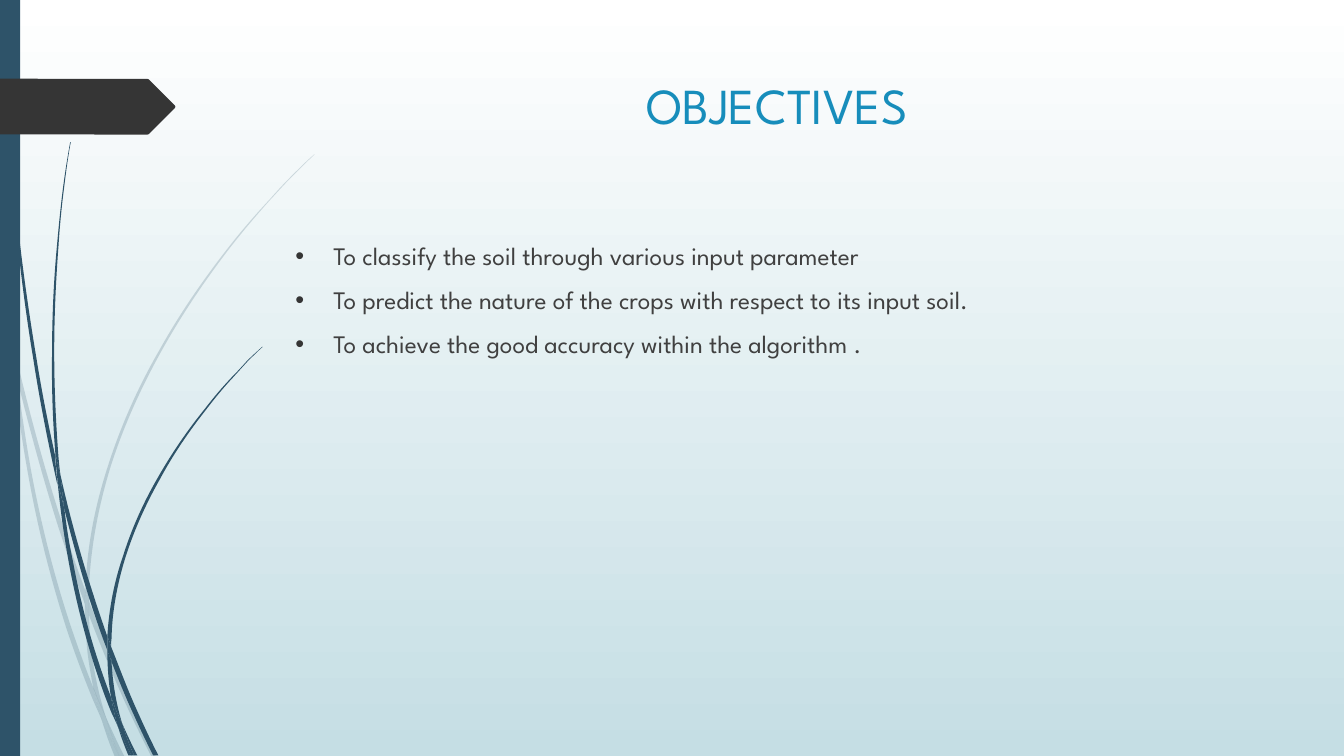
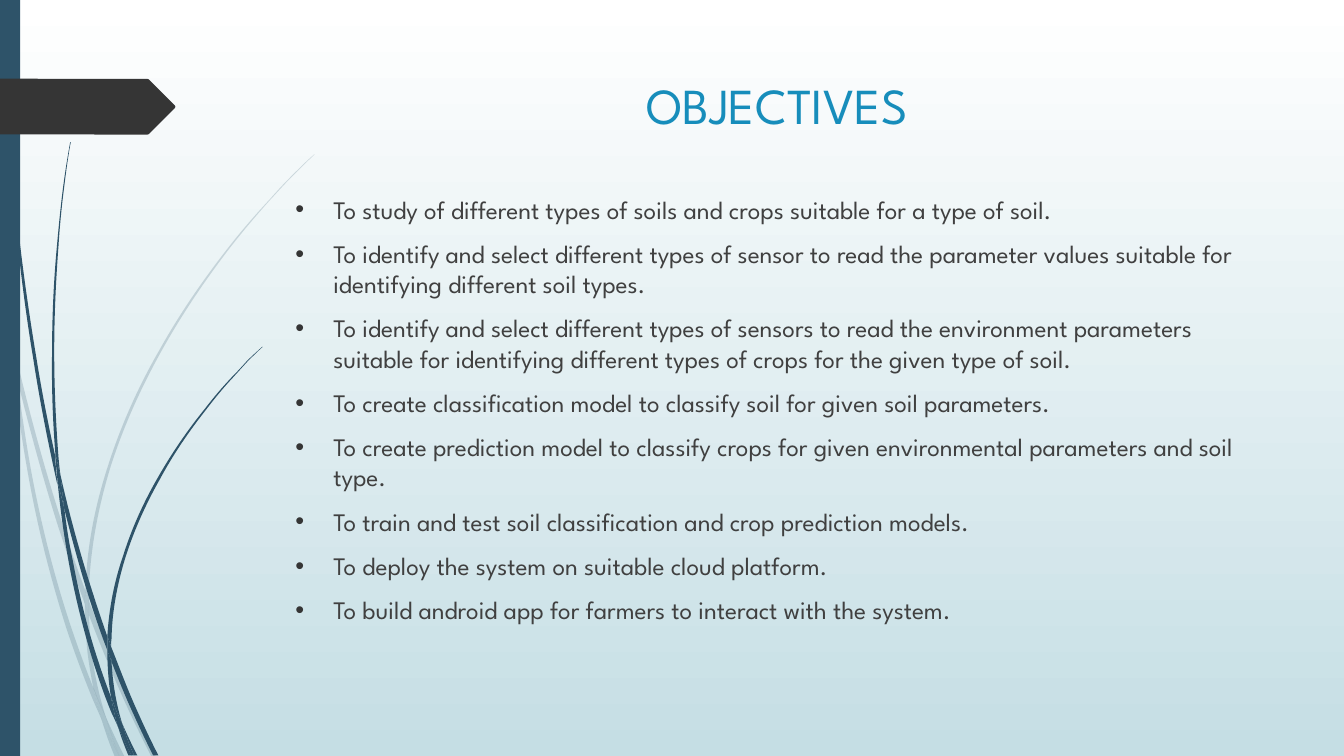
Before and after one commit to Riddhi2099/Project, a slide deck: slide 6 of FinalProjectPresentation.pptx. Drawn at 1344x756 pixels with LibreOffice and Linux fonts; fonts in the diff are those of the drawing. Boxes give left, top, right and bottom in pixels: in the first picture for what was removed or moved away, otherwise in the second. Text is boxed around its words. In the diff, an @@ line names an element or a change of style, - is before the commit and + after.

```diff
--- a/FinalProjectPresentation.pptx
+++ b/FinalProjectPresentation.pptx
@@ text at (333,201,1233,625): text changed @@
-• To classify the soil through various input parameter
-• To predict the nature of the crops with respect to its input soil.
-• To achieve the good accuracy within the algorithm .
+• To study of different types of soils and crops suitable for a type of soil.
+• To identify and select different types of sensor to read the parameter values suitable for identifying different soil types.
+• To identify and select different types of sensors to read the environment parameters suitable for identifying different types of crops for the given type of soil.
+• To create classification model to classify soil for given soil parameters.
+• To create prediction model to classify crops for given environmental parameters and soil type.
+• To train and test soil classification and crop prediction models.
+• To deploy the system on suitable cloud platform.
+• To build android app for farmers to interact with the system.
```
Also in this commit, not shown: 1 other slide changed.
